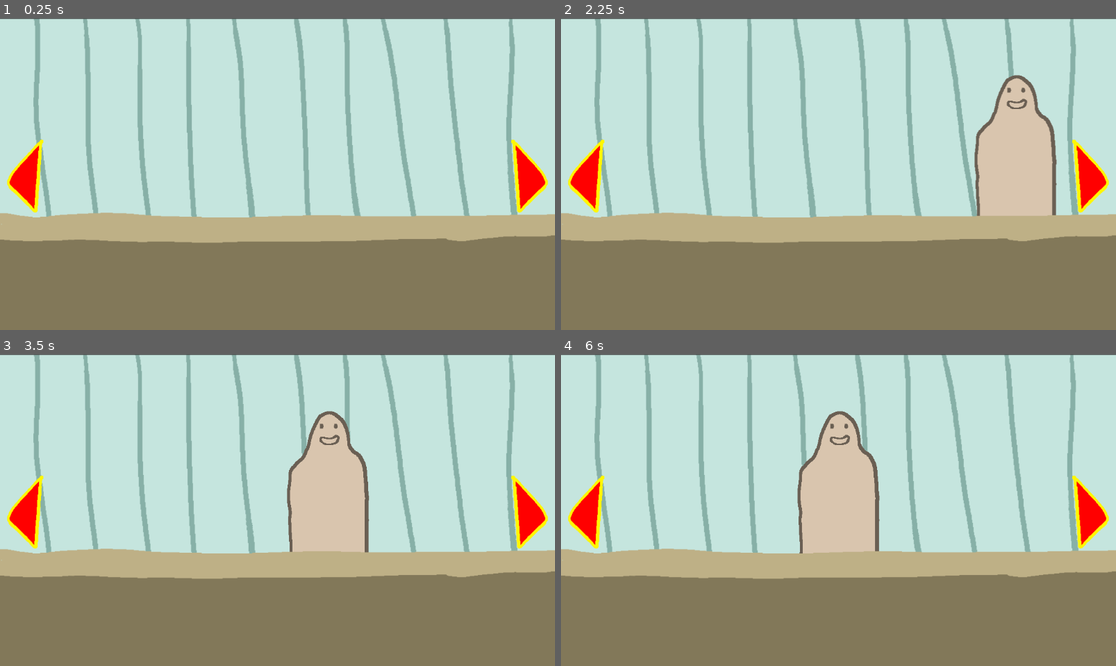
Above: before the commit, frames 1-4 (two rows, left to right).
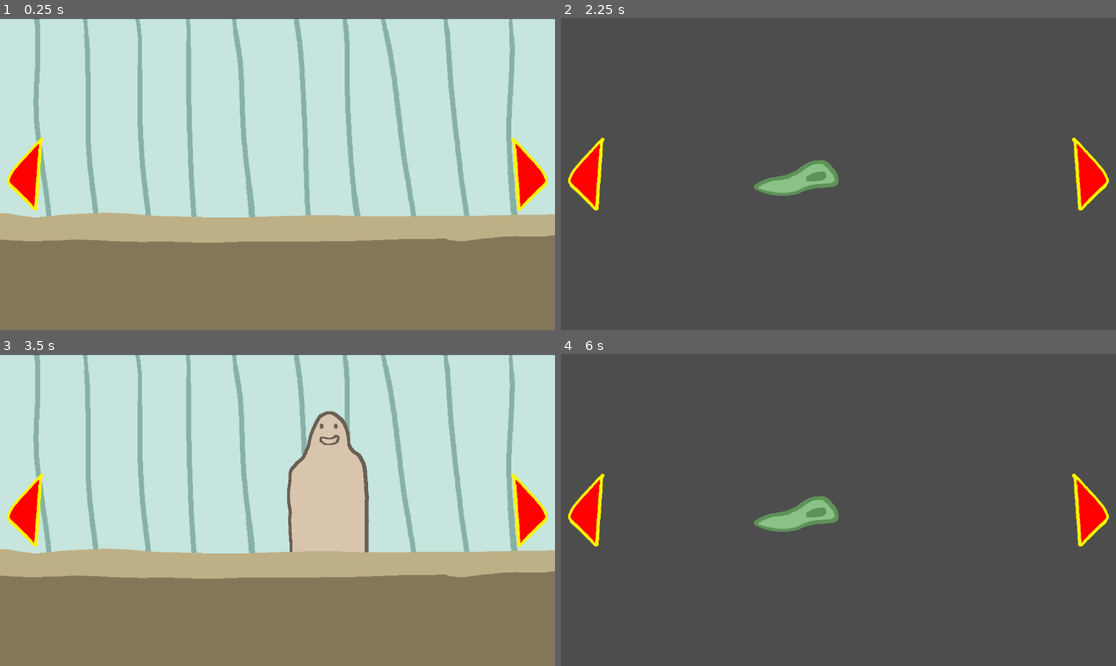
Above: after the commit, the same moments.

Repository: Atticus-Atticus/Monster-Menu
Game: Godot game, scene res://Scenes/Levels/Restaurant Scene.tscn
Same seed, same stepped clock (60 frames per second), same inputs: the game is played once before the commit and once after it.
Inputs (mouse positions are in pixels of both pictures, inside the frame that each line leads up to; where the layout moved, square brackets give the same spot in the first picture):
- Up to frame 1 (0.25 s): no input
- Up to frame 2 (2.25 s): click (588, 174) [588, 177] at 0.5 s; click (1088, 174) [1088, 177] at 1.25 s; click (588, 174) [588, 177] at 2 s
- Up to frame 3 (3.5 s): click (527, 510) [527, 513] at 2.75 s
- Up to frame 4 (6 s): click (588, 510) [588, 513] at 3.5 s; click (1088, 510) [1088, 513] at 4.25 s; tap Enter at 5 s; move the mouse to (838, 510) at 5.02 s; click (838, 510) at 5.17 s; tap Space at 5.75 s; move the mouse to (727, 525) at 5.77 s; click (727, 525) at 5.92 s

The runs differ from the first frame. In frame 1, 0.5% of the frame differs, in the area x 1-99%, y 38-63%; in frame 2, 99%, in the area x 0-100%, y 0-100%; in frame 3, 0.5%; in frame 4, 98%.

Commit message:
23/2/26
- cameras DONE. for now...
- set up cameras for front of house/kitchen/backdoor

Diff:
--- a/Scenes/Levels/Restaurant Scene.tscn
+++ b/Scenes/Levels/Restaurant Scene.tscn
@@ -3,42 +3,61 @@
 [ext_resource type="Texture2D" uid="uid://bbg136wlui53i" path="res://Assets/Temp Assets/Counter.png" id="1_6o2kf"]
 [ext_resource type="Texture2D" uid="uid://btoswl80m0rs7" path="res://Assets/Temp Assets/Background.png" id="1_27fwp"]
 [ext_resource type="PackedScene" uid="uid://w3eucis2p24f" path="res://Scenes/Restaurant specific/npc_spawner.tscn" id="4_251mm"]
+[ext_resource type="Texture2D" uid="uid://b0gs3y2ltic15" path="res://Assets/Temp Assets/Slime.png" id="5_c8ibj"]
 [ext_resource type="PackedScene" uid="uid://b8egbrqblo66b" path="res://Scenes/Restaurant specific/test.tscn" id="5_mufko"]
 [ext_resource type="PackedScene" uid="uid://bdppl18wd8pe7" path="res://Scenes/Restaurant specific/switch_screens.tscn" id="5_umv8g"]
+[ext_resource type="Texture2D" uid="uid://eahgcnmumbmy" path="res://Assets/Temp Assets/Pan.png" id="6_ex7vx"]
 
 [node name="Restaurant" type="Node2D" unique_id=1227212215]
 
-[node name="Cameras" type="Node" parent="." unique_id=1717938138]
+[node name="Kitchen" type="Node2D" parent="." unique_id=1996547837]
 
-[node name="Camera1" type="Camera2D" parent="Cameras" unique_id=396861858]
+[node name="Cameras" type="Node" parent="Kitchen" unique_id=1717938138]
 
-[node name="Camera2" type="Camera2D" parent="Cameras" unique_id=2088306497]
-position = Vector2(1184, 0)
+[node name="Camera1" type="Camera2D" parent="Kitchen/Cameras" unique_id=396861858]
 
-[node name="Background" type="Sprite2D" parent="." unique_id=582939804]
+[node name="Camera2" type="Camera2D" parent="Kitchen/Cameras" unique_id=2088306497]
+position = Vector2(-1152, 0)
+
+[node name="Camera3" type="Camera2D" parent="Kitchen/Cameras" unique_id=1856266813]
+position = Vector2(-2304, 0)
+
+[node name="Background" type="Sprite2D" parent="Kitchen" unique_id=582939804]
 z_index = 1
 scale = Vector2(1.28, 1.0733334)
 texture = ExtResource("1_27fwp")
 
-[node name="Counter" type="Sprite2D" parent="." unique_id=1250188291]
+[node name="Counter" type="Sprite2D" parent="Kitchen" unique_id=1250188291]
 z_index = 3
 position = Vector2(3.0517578e-05, 2)
 scale = Vector2(1.28, 1.0733334)
 texture = ExtResource("1_6o2kf")
 
-[node name="NPC_Spawner" parent="." unique_id=872110875 instance=ExtResource("4_251mm")]
+[node name="NPC_Spawner" parent="Kitchen" unique_id=872110875 instance=ExtResource("4_251mm")]
 z_index = 1
 position = Vector2(224, 48)
 
-[node name="Test" parent="." unique_id=1167416085 instance=ExtResource("5_mufko")]
+[node name="Test" parent="Kitchen" unique_id=1167416085 instance=ExtResource("5_mufko")]
 visible = false
 z_index = 5
 position = Vector2(-64, 16)
 
-[node name="Switch_Screens" parent="." unique_id=518497589 node_paths=PackedStringArray("cameras") instance=ExtResource("5_umv8g")]
+[node name="camera testers" type="Node2D" parent="Kitchen" unique_id=950129332]
+position = Vector2(-1240, 8)
+
+[node name="Slime" type="Sprite2D" parent="Kitchen/camera testers" unique_id=1751437930]
+texture = ExtResource("5_c8ibj")
+
+[node name="Pan" type="Sprite2D" parent="Kitchen/camera testers/Slime" unique_id=375128697]
+position = Vector2(-1104, 0)
+texture = ExtResource("6_ex7vx")
+
+[node name="CanvasLayer" type="CanvasLayer" parent="." unique_id=1197462834]
+
+[node name="Switch_Screens" parent="CanvasLayer" unique_id=518497589 node_paths=PackedStringArray("cameras") instance=ExtResource("5_umv8g")]
 z_index = 4
-offset_left = -576.0
-offset_top = -320.0
-offset_right = -576.0
-offset_bottom = -320.0
-cameras = [NodePath("../Cameras/Camera1"), NodePath("../Cameras/Camera2")]
+offset_left = 0.0
+offset_top = 0.0
+offset_right = 0.0
+offset_bottom = 0.0
+cameras = [NodePath("../../Kitchen/Cameras/Camera1"), NodePath("../../Kitchen/Cameras/Camera3"), NodePath("../../Kitchen/Cameras/Camera2")]
--- a/Scenes/Restaurant specific/switch_screens.tscn
+++ b/Scenes/Restaurant specific/switch_screens.tscn
@@ -11,6 +11,10 @@
 anchors_preset = 15
 anchor_right = 1.0
 anchor_bottom = 1.0
+offset_left = -576.0
+offset_top = -324.0
+offset_right = -576.0
+offset_bottom = -324.0
 grow_horizontal = 2
 grow_vertical = 2
 pivot_offset = Vector2(576, 324)
--- a/Scripts/Restaurant/switch_screens.gd
+++ b/Scripts/Restaurant/switch_screens.gd
@@ -2,22 +2,35 @@
 
 @export var cameras : Array[Camera2D]=[]
 var current_index = 0
+var temp_index = 0
+
+func _ready():
+	#initialising, just in case
+	updateCamera()
 
 #----------------------------------FUNCTIONS----------------------------------
-func _on_left_button_pressed() -> void:
+func _on_left_button_pressed():
 	print("going left")
-	current_index += 1
+	current_index -= 1
+	print("current index is ", current_index)
 	updateCamera()
 
-func _on_right_button_pressed() -> void:
+func _on_right_button_pressed():
 	print("going right")
-	current_index -= 1
+	current_index += 1
+	print("current index is ", current_index)
 	updateCamera()
 
 
 #attempting camera switch. heh. https://www.youtube.com/watch?v=jlZmKwmguFM
 func updateCamera():
+	if (current_index > (cameras.size()-1)):
+		current_index = 0
+	if (current_index < 0):
+		current_index = cameras.size()-1
+
+	temp_index = sqrt(current_index*current_index)
+	print(temp_index)
 	for i in range(cameras.size()):
-		if (i == current_index):
-			cameras[i].is_current()
-		#cameras[i].current = (i == current_index) % cameras.size()
+		if (i == temp_index):
+			cameras[i].make_current()
